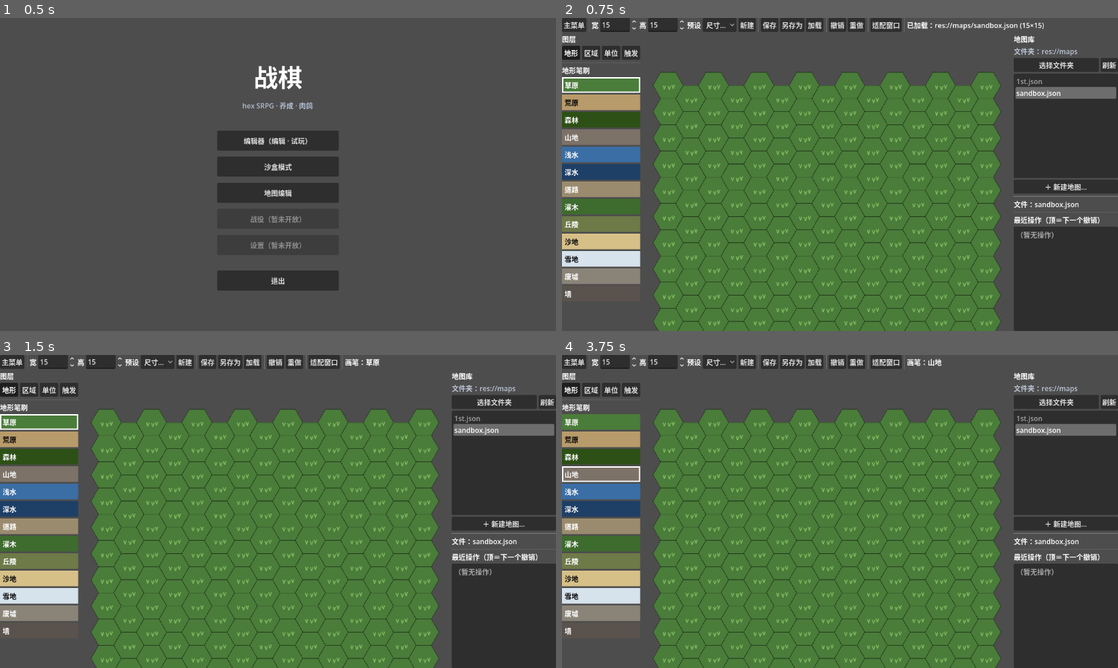
Above: before the commit, frames 1-4 (two rows, left to right).
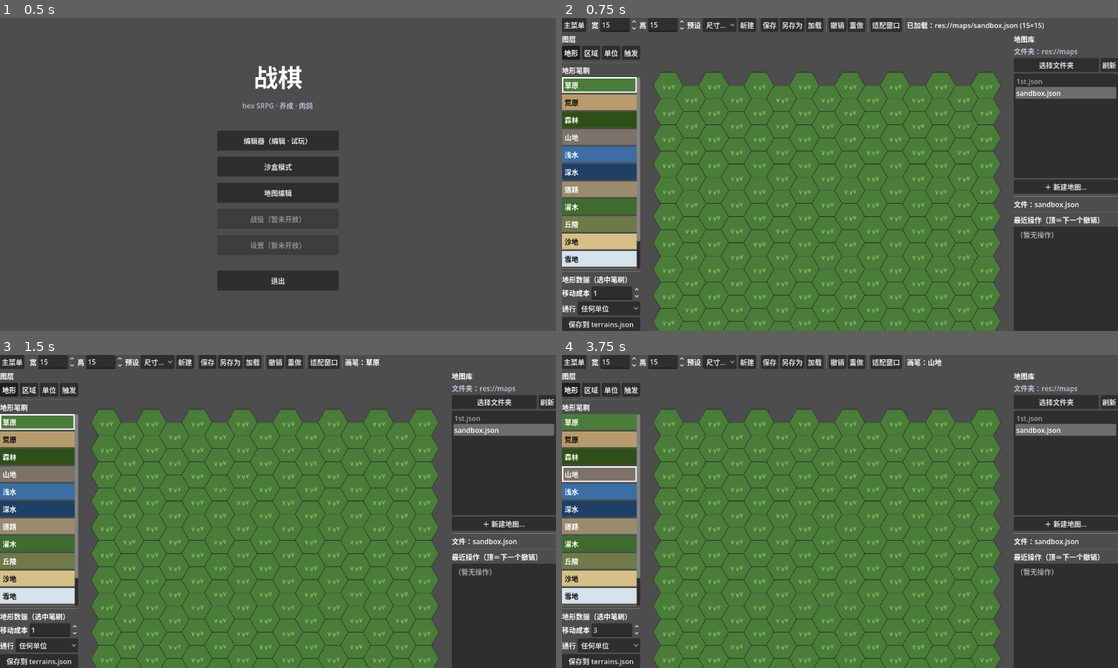
Above: after the commit, the same moments.

Repository: PileErico/SRPG
Game: Godot game, scene res://StartMenu.tscn
The game is run twice, just before and just after one commit, with the same random seed, the same clock (stepped at 60 frames per second) and the same inputs.
Inputs:
- Up to frame 1 (0.5 s): no input
- Up to frame 2 (0.75 s): click "地图编辑" at 0.5 s
- Up to frame 3 (1.5 s): click "草原" at 1.25 s
- Up to frame 4 (3.75 s): click "荒原" at 2 s; click "森林" at 2.75 s; click "山地" at 3.5 s

Frame 1 is identical in both runs. In frame 2, 2.5% of the frame differs, in the area x 0-15%, y 18-100%; in frame 3, 2.5%; in frame 4, 2.6%.

Commit message:
feat(editor): 地形数据编辑（全局 move：通行性 / 移动成本）
- TerrainDB.save()/reload()（仿 ItemDB 范式）；_root 捕获保留顶层 format_version/_note，不丢字段
- MapEditor 地形笔刷面板加「地形数据」区：移动成本 SpinBox + 通行下拉 → 改 PALETTE[i].move（live，沙盒同进程即见）+「保存到 terrains.json」
- headless 验证: cost/passable 改 + save 保 _note + reload 持久化 + terrains.json 字节复原（测试不污染）

Co-Authored-By: Claude Opus 4.8 (1M context) <noreply@anthropic.com>

Diff:
--- a/MapEditor.gd
+++ b/MapEditor.gd
@@ -99,6 +99,11 @@
 var canvas
 var brush_buttons := []
 # —— 图层切换 + 区域工具（左侧栏）——
+# 地形数据编辑（选中笔刷的战斗属性 → 写回 terrains.json，全局共用）
+const TERR_PASS_OPTS := [["all", "任何单位"], ["none", "不可通行"], ["tag", "特定tag(只读)"]]
+var _terr_cost_spin: SpinBox
+var _terr_pass_opt: OptionButton
+var _terr_data_loading := false
 var _terrain_panel: Control            # 地形笔刷区（当前层=地形时显示）
 var _region_panel: Control             # 区域工具区（当前层=区域时显示）
 var _region_list: ItemList             # 区域列表
@@ -402,7 +407,80 @@
 		b.toggled.connect(_on_brush_toggled.bind(i))
 		list.add_child(b)
 		brush_buttons.append(b)
+	# —— 地形数据（编辑选中笔刷的战斗属性，写回 terrains.json，全局共用）——
+	box.add_child(HSeparator.new())
+	box.add_child(_make_label("地形数据（选中笔刷）"))
+	var crow := HBoxContainer.new()
+	crow.add_child(_make_label("移动成本"))
+	_terr_cost_spin = SpinBox.new()
+	_terr_cost_spin.min_value = 0
+	_terr_cost_spin.max_value = 9
+	_terr_cost_spin.size_flags_horizontal = Control.SIZE_EXPAND_FILL
+	_terr_cost_spin.value_changed.connect(_on_terr_cost_changed)
+	crow.add_child(_terr_cost_spin)
+	box.add_child(crow)
+	var prow := HBoxContainer.new()
+	prow.add_child(_make_label("通行"))
+	_terr_pass_opt = OptionButton.new()
+	for i in TERR_PASS_OPTS.size():
+		_terr_pass_opt.add_item(TERR_PASS_OPTS[i][1], i)
+	_terr_pass_opt.size_flags_horizontal = Control.SIZE_EXPAND_FILL
+	_terr_pass_opt.item_selected.connect(_on_terr_pass_changed)
+	prow.add_child(_terr_pass_opt)
+	box.add_child(prow)
+	var save_b := Button.new()
+	save_b.text = "保存到 terrains.json"
+	save_b.tooltip_text = "把改过的地形战斗属性写回 terrains.json（影响所有地图；编辑器与战斗共用同一份）"
+	save_b.pressed.connect(_on_save_terrain_data)
+	box.add_child(save_b)
 	return box
+
+# 选中笔刷时刷新「地形数据」编辑区
+func _refresh_terrain_data() -> void:
+	if _terr_cost_spin == null or brush_index < 0 or brush_index >= PALETTE.size():
+		return
+	_terr_data_loading = true
+	var mv = PALETTE[brush_index].get("move", {})
+	if typeof(mv) != TYPE_DICTIONARY:
+		mv = {}
+	_terr_cost_spin.value = int(mv.get("cost", 1))
+	var pb = mv.get("passable_by", "all")
+	if typeof(pb) == TYPE_STRING and pb == "all":
+		_terr_pass_opt.select(0)
+	elif typeof(pb) == TYPE_STRING and pb == "none":
+		_terr_pass_opt.select(1)
+	else:
+		_terr_pass_opt.select(2)   # tag 列表 = 特定（本版只读）
+	_terr_data_loading = false
+
+# 取选中笔刷的 move 块（live 引用，没有则建）
+func _terr_move() -> Dictionary:
+	var e = PALETTE[brush_index]
+	if typeof(e.get("move")) != TYPE_DICTIONARY:
+		e["move"] = {}
+	return e["move"]
+
+func _on_terr_cost_changed(v: float) -> void:
+	if _terr_data_loading or brush_index < 0 or brush_index >= PALETTE.size():
+		return
+	_terr_move()["cost"] = int(v)
+	set_status("「%s」移动成本=%d（点「保存到 terrains.json」写回）" % [str(PALETTE[brush_index].label), int(v)])
+
+func _on_terr_pass_changed(idx: int) -> void:
+	if _terr_data_loading or brush_index < 0 or brush_index >= PALETTE.size():
+		return
+	if idx == 0:
+		_terr_move()["passable_by"] = "all"
+	elif idx == 1:
+		_terr_move()["passable_by"] = "none"
+	if idx != 2:   # 「特定tag」保留原值（tag 列表编辑＝future）
+		set_status("「%s」通行=%s（点保存写回）" % [str(PALETTE[brush_index].label), str(TERR_PASS_OPTS[idx][1])])
+
+func _on_save_terrain_data() -> void:
+	if TerrainDB.save():
+		set_status("已保存地形数据 → terrains.json（影响所有地图，编辑器与战斗共用）")
+	else:
+		set_status("保存失败：无法写入 terrains.json")
 
 # 区域工具：列表（选当前）+ 新建/改名/删除 + 颜色
 func _build_region_tools() -> Control:
@@ -1087,6 +1165,7 @@
 func select_brush(i: int) -> void:
 	brush_index = i
 	set_status("画笔：" + PALETTE[i].label)
+	_refresh_terrain_data()   # 同步「地形数据」编辑区到选中笔刷
 
 func pick_brush_at(col: int, row: int) -> void:
 	var tile = tiles[row][col]
--- a/TerrainDB.gd
+++ b/TerrainDB.gd
@@ -9,6 +9,7 @@
 
 static var _palette := []      # 有序地形定义（笔刷栏顺序 / 战斗调色都按这个）
 static var _by_key := {}       # "terrain/variant" -> entry，O(1) 查表
+static var _root := {}         # 原始顶层字典（含 format_version/_note）——save 时保留这些字段
 static var _loaded := false
 
 static func _ensure() -> void:
@@ -17,11 +18,13 @@
 	_loaded = true
 	_palette = []
 	_by_key = {}
+	_root = {}
 	if FileAccess.file_exists(TERRAINS_PATH):
 		var f = FileAccess.open(TERRAINS_PATH, FileAccess.READ)
 		var data = JSON.parse_string(f.get_as_text())
 		f.close()
 		if typeof(data) == TYPE_DICTIONARY and typeof(data.get("terrains")) == TYPE_ARRAY:
+			_root = data
 			for entry in data["terrains"]:
 				if typeof(entry) == TYPE_DICTIONARY and entry.has("terrain") and entry.has("variant"):
 					_palette.append(entry)
@@ -65,3 +68,22 @@
 static func label_of(tile) -> String:
 	var e = entry_for(tile)
 	return str(e.label) if e != null else "未知"
+
+# —— 写回 / 热重载（编辑器「地形数据」编辑用；仿 ItemDB 的 reload/save 范式）——
+# palette() 返回的是 _palette 的 live 引用：编辑器原地改 entry.move 即改这里，沙盒同进程立即可见；
+# save() 把整张表写回 terrains.json（持久化，影响所有地图）。
+static func save() -> bool:
+	_ensure()
+	var out := _root if typeof(_root) == TYPE_DICTIONARY and not _root.is_empty() else {}
+	out["terrains"] = _palette   # 保留 format_version/_note 等顶层字段，只更新 terrains
+	var f = FileAccess.open(TERRAINS_PATH, FileAccess.WRITE)
+	if f == null:
+		return false
+	f.store_string(JSON.stringify(out, "  "))
+	f.close()
+	return true
+
+# 丢弃内存表、下次查询重新从磁盘读（terrains.json 被外部改过时用）
+static func reload() -> void:
+	_loaded = false
+	_ensure()
Not shown, changed: docs/编辑器合并规划.md
Not shown, changed: docs/路线图.md
